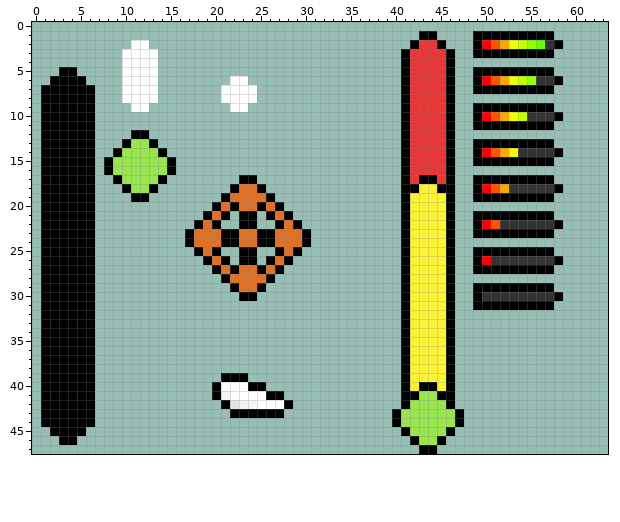
Two versions of one pixel-art sprite, assets/sprites/aim_system1.png. Above: the version before the commit.
The file is 64x48 pixels.
Now the later version:
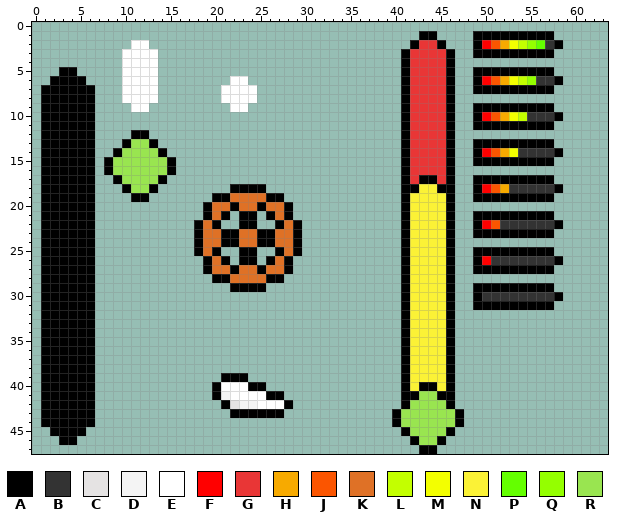
Palette (. is transparent): A #000000  B #333333  C #e5e3e3  D #f4f4f4  E #ffffff  F #ff0000  G #e93636  H #f7aa00  J #fb5500  K #df7126  L #c3ff00  M #f3ff00  N #fbf236  P #64ff00  Q #94ff00  R #99e550
Edits made:
y 17: x 23..24 AA -> ..
y 18: x 23..24 KK -> AA
y 19: x 20 . -> A; x 27 . -> A
y 20: x 19..20 .A -> AK; x 27..28 A. -> KA
y 23..24: x 17..18 AK -> .A; x 29..30 KA -> A.
y 27: x 19..20 .A -> AK; x 27..28 A. -> KA
y 28: x 20 . -> A; x 27 . -> A
y 29: x 23..24 KK -> AA
y 30: x 23..24 AA -> ..
Changed places in both pictures, as pixel boxes (x1, y1, x2, y2):
changed: (185, 175, 311, 301)
